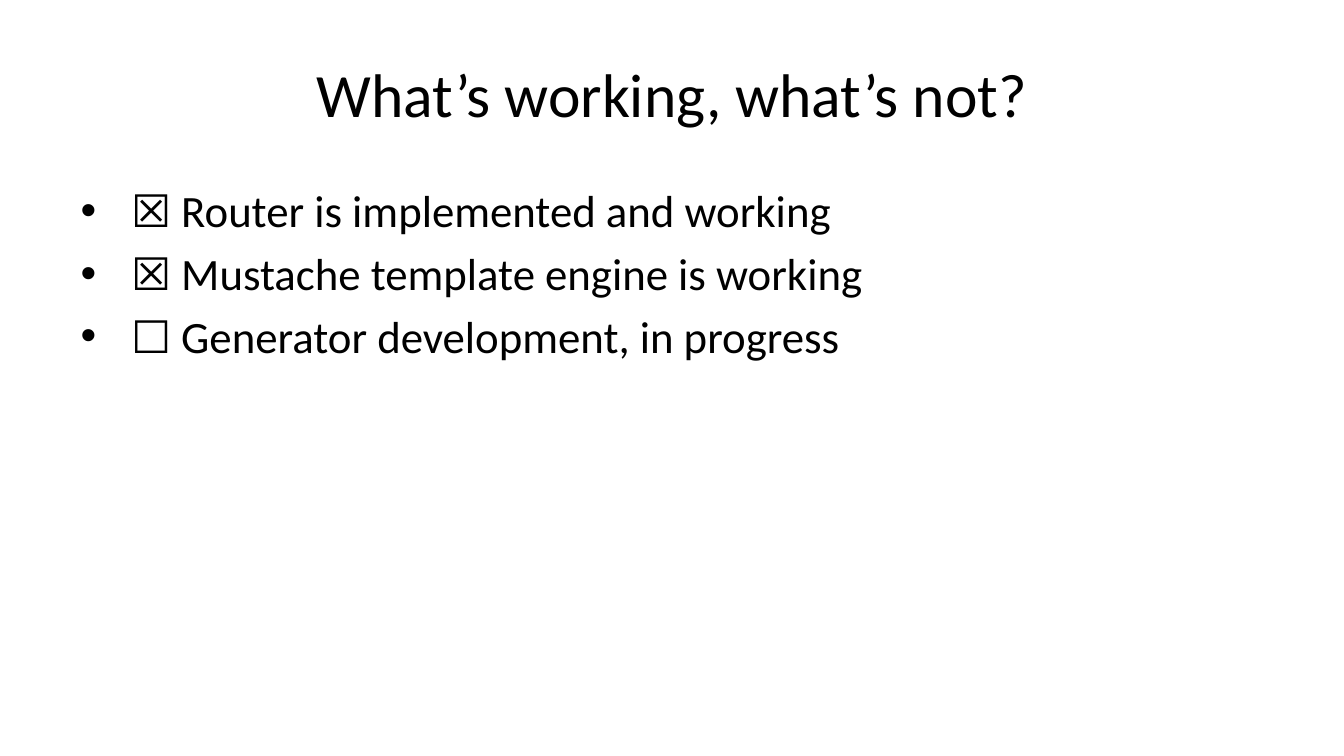
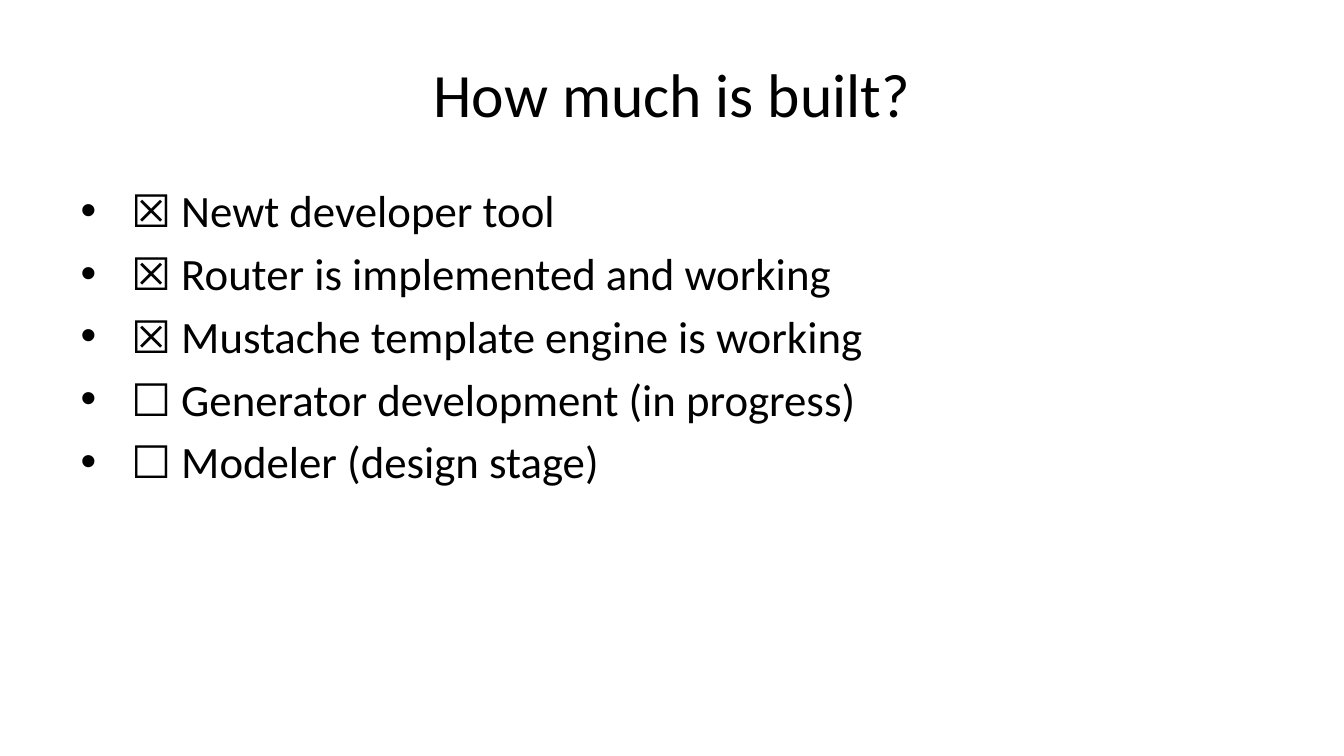
Before and after one commit to caltechlibrary/newt, a slide deck: slide 19 of presentation2/newt-p2.pptx (slide 8 before the commit). Drawn at 1344x756 pixels with LibreOffice and Linux fonts; fonts in the diff are those of the drawing. Boxes give left, top, right and bottom in pixels: in the first picture for what was removed or moved away, otherwise in the second. Text is boxed around its words. In the diff, an @@ line names an element or a change of style, - is before the commit and + after.

```diff
--- a/presentation2/newt-p2.pptx
+++ b/presentation2/newt-p2.pptx
@@ title at bbox=[434, 74, 910, 118]: text changed @@
-What’s working, what’s not?
+How much is built?
@@ text at bbox=[181, 196, 555, 235]: paragraph added @@
+• ☒ Newt developer tool
@@ text at bbox=[181, 383, 855, 486]: text changed @@
-• ☐ Generator development, in progress
+• ☐ Generator development (in progress)
+• ☐ Modeler (design stage)
```
Also in this commit, not shown: 16 other slides changed, 7 slides added, 10 slides removed, 4 other files.
